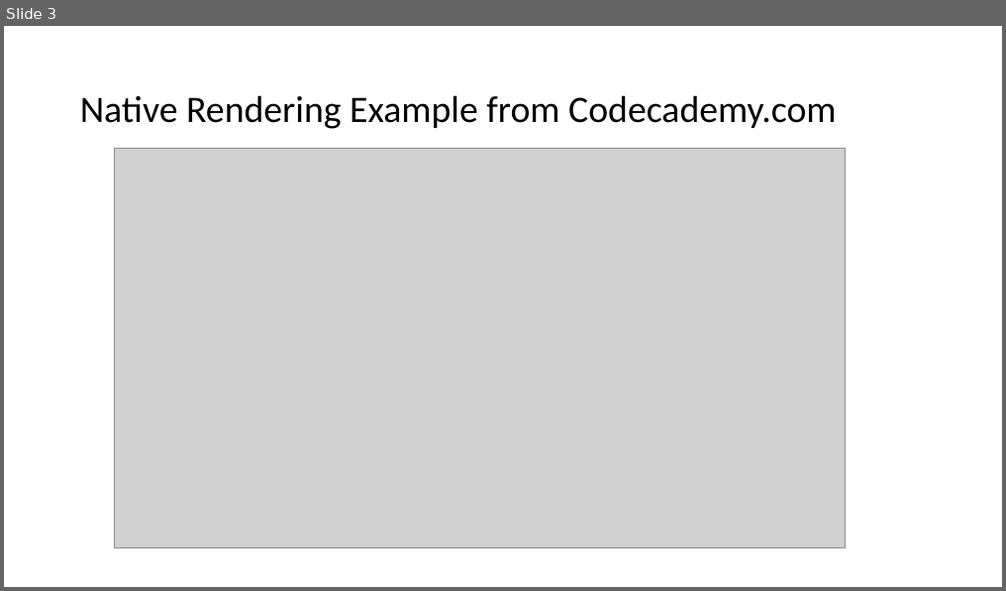
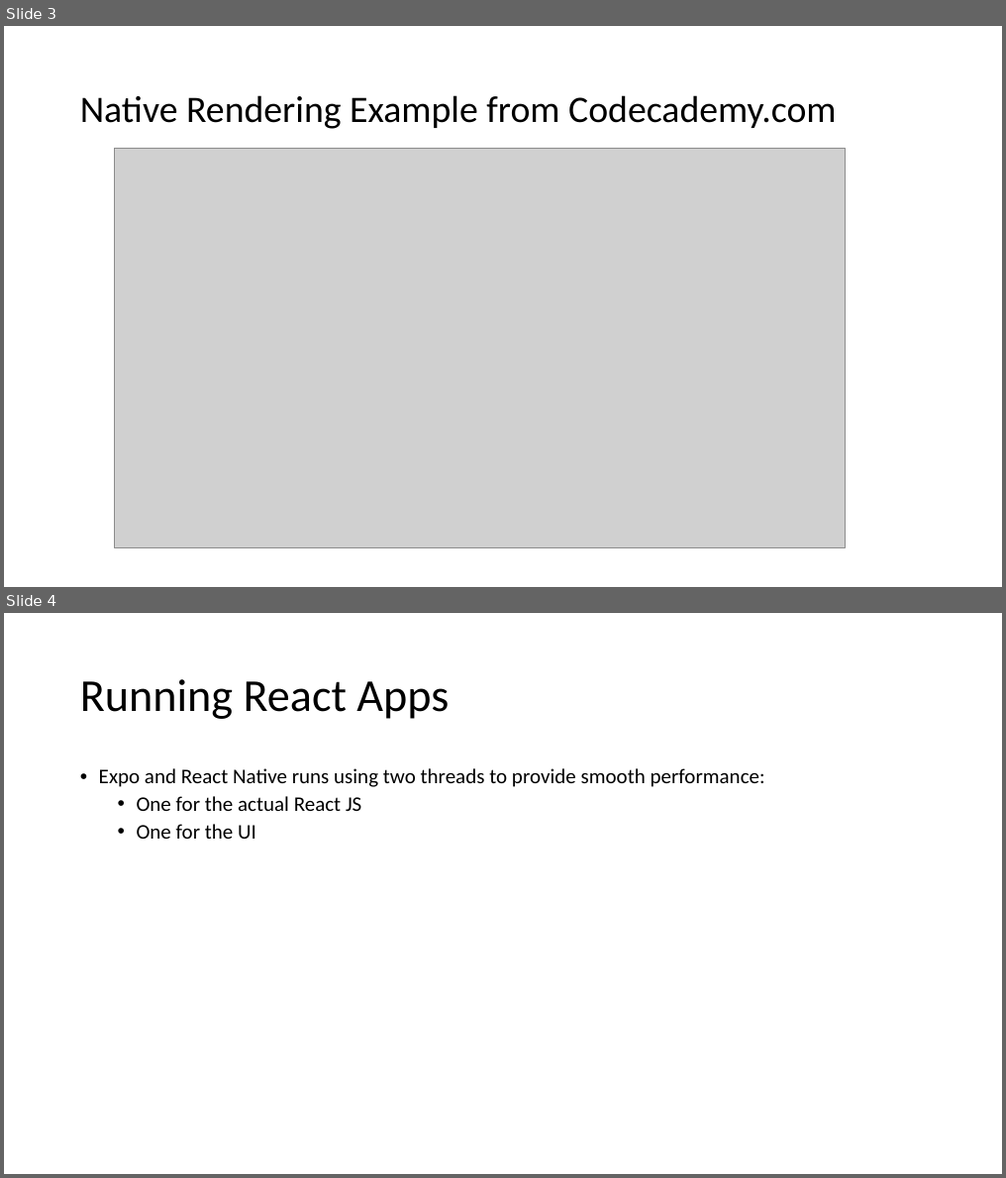
Before and after one commit to RyanK-TFATF/nodejs_express_practice, a slide deck: notes/ReactNative_Notes.pptx. Shown one above the other, each under a label of ours: slide 3 before the commit, slides 3 and 4 after it. The pictures are 1006x591 and 1006x1178 pixels, drawn with LibreOffice and Linux fonts; fonts in the diff are those of the drawing; grey boxes stand for pictures. Boxes give left, top, right and bottom in pixels: in the first picture for what was removed or moved away, otherwise in the second. Text is boxed around its words. In the diff, an @@ line names an element or a change of style, - is before the commit and + after.

```diff
--- a/notes/ReactNative_Notes.pptx
+++ b/notes/ReactNative_Notes.pptx
@@ slide 4 added at (x1=4, y1=613, x2=1002, y2=1174), background #FFFFFF @@
@@ title added at (x1=80, y1=679, x2=449, y2=719), 44 pt, text #000000 @@
+Running React Apps
@@ text added at (x1=99, y1=768, x2=765, y2=839), 20 pt, text #000000 @@
+• Expo and React Native runs using two threads to provide smooth performance:
+  • One for the actual React JS
+  • One for the UI
```
